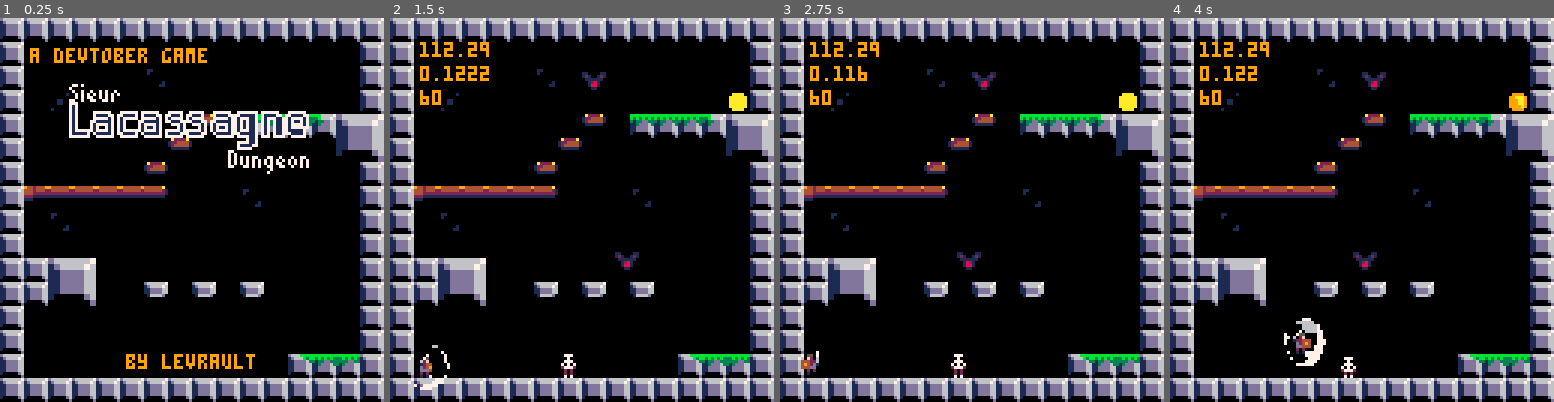
Above: before the commit, frames 1-4 (left to right).
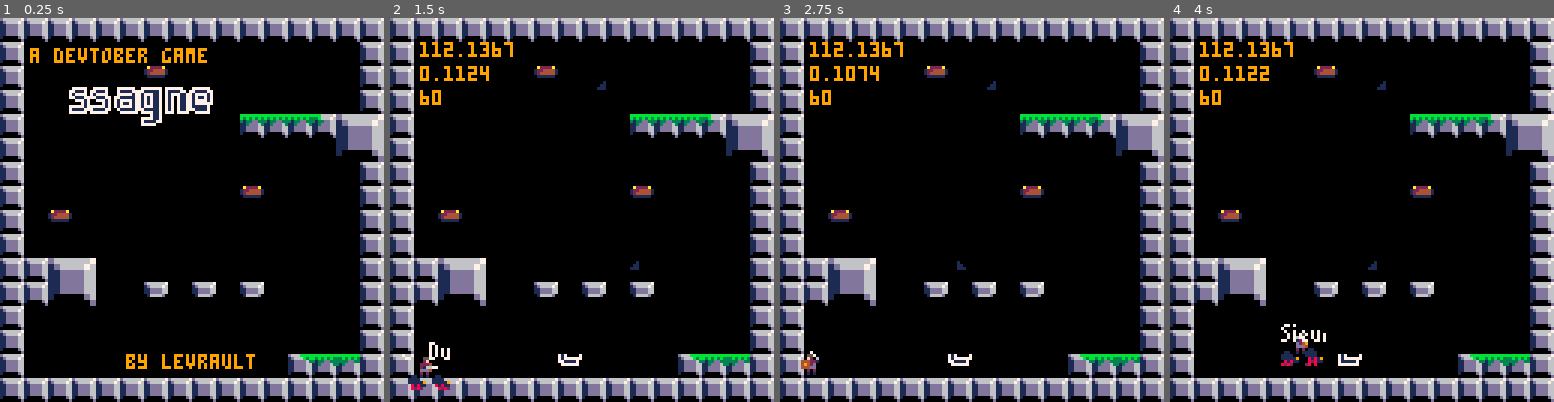
Above: after the commit, the same moments.

Repository: Levrault/pico8-sieur-lacassagne-dungeon
Game: PICO-8 cartridge sieur-lacassagne-dungeon.p8
Two runs of this game, one before a commit and one after it. Both use one fixed random seed, a clock stepped at 60 frames per second and the inputs below.
Inputs:
- Up to frame 1 (0.25 s): no input
- Up to frame 2 (1.5 s): tap O (Z key) at 0.33, 0.7, 1.43 s; tap X (X key) at 1.07 s
- Up to frame 3 (2.75 s): hold Left 1.97-2.37 s; tap X (X key) at 2.07, 2.4, 2.73 s; tap O (Z key) at 2.22 s
- Up to frame 4 (4 s): hold Right 2.87-3.53 s; tap X (X key) at 3.07, 3.4, 3.73 s; tap O (Z key) at 3.1, 3.98 s

The runs differ from the first frame. In frame 1, 8.0% of the frame differs, in the area x 6-81%, y 12-56%; in frame 2, 3.8%; in frame 3, 3.5%; in frame 4, 4.1%.

Commit message:
feat(project): update spritesheet

Diff:
--- a/sieur-lacassagne-dungeon.p8
+++ b/sieur-lacassagne-dungeon.p8
@@ -724,8 +724,6 @@
 		self:attack()
 
 		if not self.can_attack then
-			printh(cooldown.finished)
-			printh(cooldown.started)
 			cooldown:update()
 			self.can_attack=cooldown.finished
 		end
@@ -1426,15 +1392,15 @@
 1010101010101010101010101010101010101010101010101010101010101010101010101010101010101010101010101010101010101010101010101010101010101010101010101010101010101010101010101010101010101010101010101010101010101010101010101010101010101010101010101010101010101010
 10000000000000000000000000000010101a0000000000000000000000000010100000000000002425000000000000101000000000000000000000000000001010101010101010101010101010101010100000000000000000000000000000101000000000000000000000000000001010000000000024250010101010100010
 1000000000001a00000000000000001010000000000000000000000000000010100000000000003435000000000000101000000000000000000000000000001010101010101010101010101010101010100000000000000000000000000000101000000000000000000000000000001010000000000034350000101010000010
-10001b000000000000000000000000101000000000000000000000000000001010272824250000242527282425000010101112121410111212121314000000101000000017101c10101010101a001c10100000000000000000000000000000101000000000000000000000000000001010272b00000010100000242500000010
-10000000000000002600121212142425100000001500001500001500002425242500003435000034350000343500001010000000000000000000000000260010100000000000000000101700001a0010101100001500001500000000000000101000000000000000000000000000001010000000000010100000343500000010
-1000000000000026000000000000343510000000000000000000000000343534350000242500002425000024250000101000000000000000000000000000001010000000000000000000000000000010101500000000000000000000000000101010000000000000000000000000001010000000000000000000000000000010
-1000000000002600000000000000001010272b00000000000000000000001a10102728343500003435272834350000101000002614161116101011121314101010000000000000000000000000000010100000000000000000150000000000101010100000000000000000000000001010000000000000000000000000000010
-1027292929292b0000001a0000000010100000000000000000000000000000101000002425000024250000242500001010000000101010101010101010101010100000001a00000000000000000000101000000000000000000000000000001010101010000000000000000000000010100000002a2824250000242500000010
+100000000000000000000000000000101000000000000000000000000000001010272824250000242527282425000010101112121410111212121314000000101000000017101c10101010101a001c10100000000000000000000000000000101000000000000000000000000000001010272b00000010100000242500000010
+10000000000000000000121212146e6f100000001500001500001500002425242500003435000034350000343500001010000000000000000000000000260010100000000000000000101700001a0010101100001500001500000000000000101000000000000000000000000000001010000000000010100000343500000010
+10000000000000000000000000007e7f10000000000000000000000000343534350000242500002425000024250000101000000000000000000000000000001010000000000000000000000000000010101500000000000000000000000000101010000000000000000000000000001010000000000000000000000000000010
+1000000000000000000000000000001010272b00000000000000000000001a10102728343500003435272834350000101000002614161116101011121314101010000000000000000000000000000010100000000000000000150000000000101010100000000000000000000000001010000000000000000000000000000010
+100000000000000000001a0000000010100000000000000000000000000000101000002425000024250000242500001010000000101010101010101010101010100000001a00000000000000000000101000000000000000000000000000001010101010000000000000000000000010100000002a2824250000242500000010
 10001a000000000000000000000000101010000000000000000000000000001010000034350000343500003435000010100026000000000000000000000000101000000000000000000000000000001010000000000000000000002a292928101010101010000000000000000000001010000000000034350000343500000010
 1000000000000000000000000000001010242500000000000000000000000010102728242500002425272824250000101000000000000000000000000000001010000000000000000000000000000010100000000000000000000000000000101010101010100000000000000000001010000000000024250000101000000010
-10102425000000000000000000000010103435000000000000000000000000101000003435000034350000343500001010000000101000000000000000000010101010000010000010001c1000001010100000000000000000000000000000101010101010101000000000000000001010000000000034350000101000002610
-1010343500001500150015000000001010101515151515150000260000000010100000242500002425000024250000101024251010101000000010101026001010101000001000001000001000001010100000000000000000000000001500101010101010101010000000000000001010160000000024250000101000000010
+10106e6f000000000000000000000010103435000000000000000000000000101000003435000034350000343500001010000000101000000000000000000010101010000010000010001c1000001010100000000000000000000000000000101010101010101000000000000000001010000000000034350000101000002610
+10107e7f00001500150015000000001010101515151515150000260000000010100000242500002425000024250000101024251010101000000010101026001010101000001000001000001000001010100000000000000000000000001500101010101010101010000000000000001010160000000024250000101000000010
 10000000000000000000000000000010101a0000000000000000000000260010102728343500003435272834350000101034351010101011121410101000001010101000001000001000001000001010100000000000000000000000000000101010101010101010100000000000001010101600000034350000101000000010
 100000000000000000000000000000101000000000000000001b00000000002425000024250000000000002425000010100000000000000000000000000026101010101b001000001000001000001010101011131314100000101100000000101010101010101010101000000000001010101000000024250000101000000010
 10000000000000000000000011121310100000000000000000000000000000343500003435000000000000343500001010000000000000000000000000000010101010000010001a1000001000001010101010101010101114101010161616101010101010101010101010000000001010101016161634351616101016161610
Not shown, changed: 95 lines of the sprite sheet (__gfx__) section of sieur-lacassagne-dungeon.p8
Not shown, changed: assets/sprite_sheet.aseprite
Not shown, changed: assets/sprite_sheet.png
